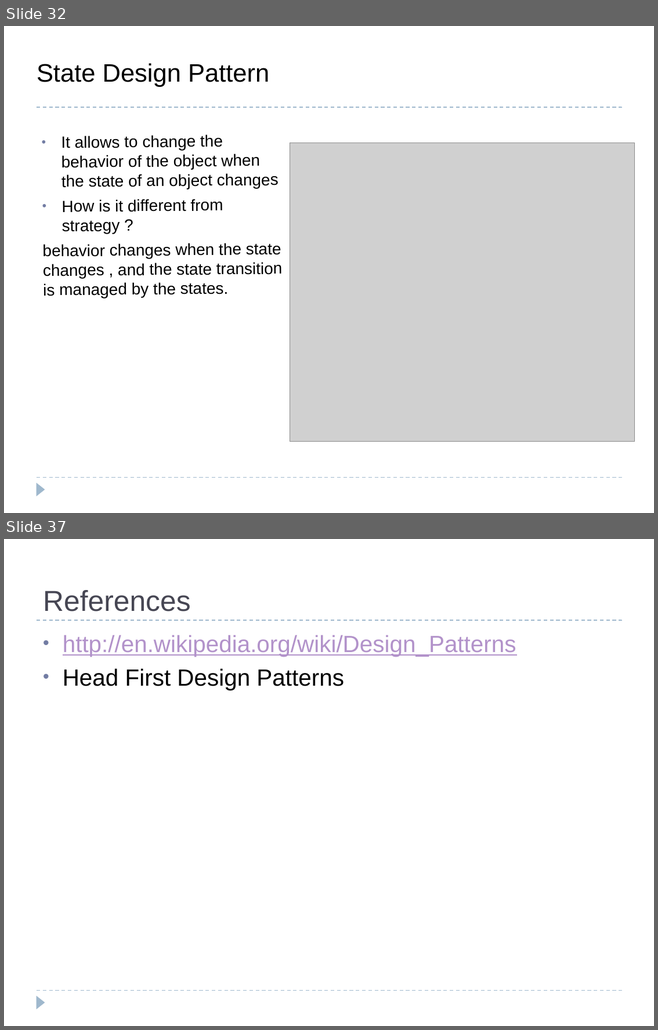
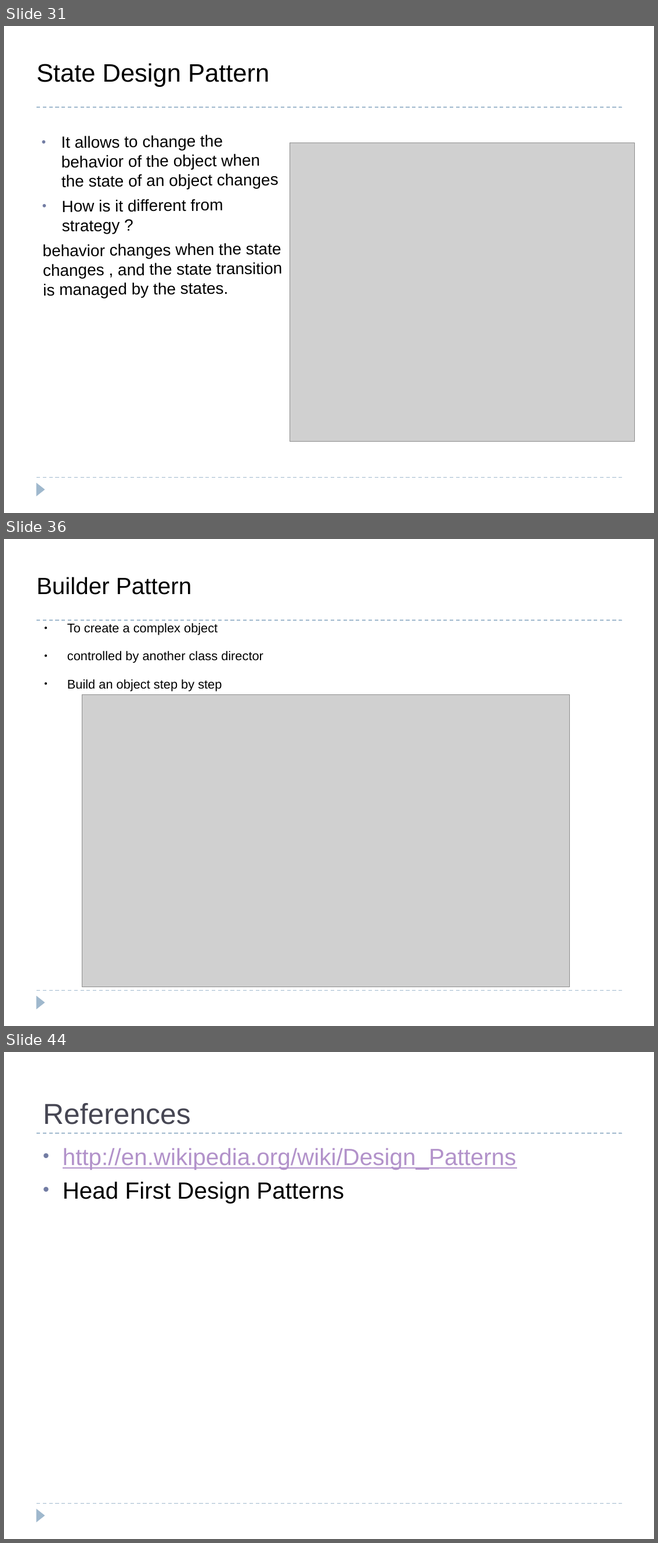
Before and after one commit to bpcrao/purnacode, a slide deck: ppts/Design Patterns.odp. Shown one above the other, each under a label of ours: slides 32 and 37 before the commit, slides 31, 36 and 44 after it; the slides between them are not shown. The pictures are 658x1030 and 658x1543 pixels, drawn with LibreOffice and Linux fonts; fonts in the diff are those of the drawing; grey boxes stand for pictures. Boxes give left, top, right and bottom in pixels: in the first picture for what was removed or moved away, otherwise in the second. Text is boxed around its words. In the diff, an @@ line names an element or a change of style, - is before the commit and + after.

```diff
--- a/ppts/Design Patterns.odp
+++ b/ppts/Design Patterns.odp
@@ slide 36 added at [4,539,654,1026], background #FFFFFF; not listed: 3 template elements that a slide beside it also shows @@
@@ title added at [36,577,191,595], 26 pt, text #000000 @@
+Builder Pattern
@@ text added at [67,623,263,691], 14 pt, text #000000 @@
+● To create a complex object
+● controlled by another class director
+● Build an object step by step
@@ picture added at [82,695,569,987] @@
@@ what was slide 32 is now slide 31 @@
@@ what was slide 37 is now slide 44 @@
```
Also in this commit, not shown: 7 slides changed, 8 other slides added, 2 slides removed.
